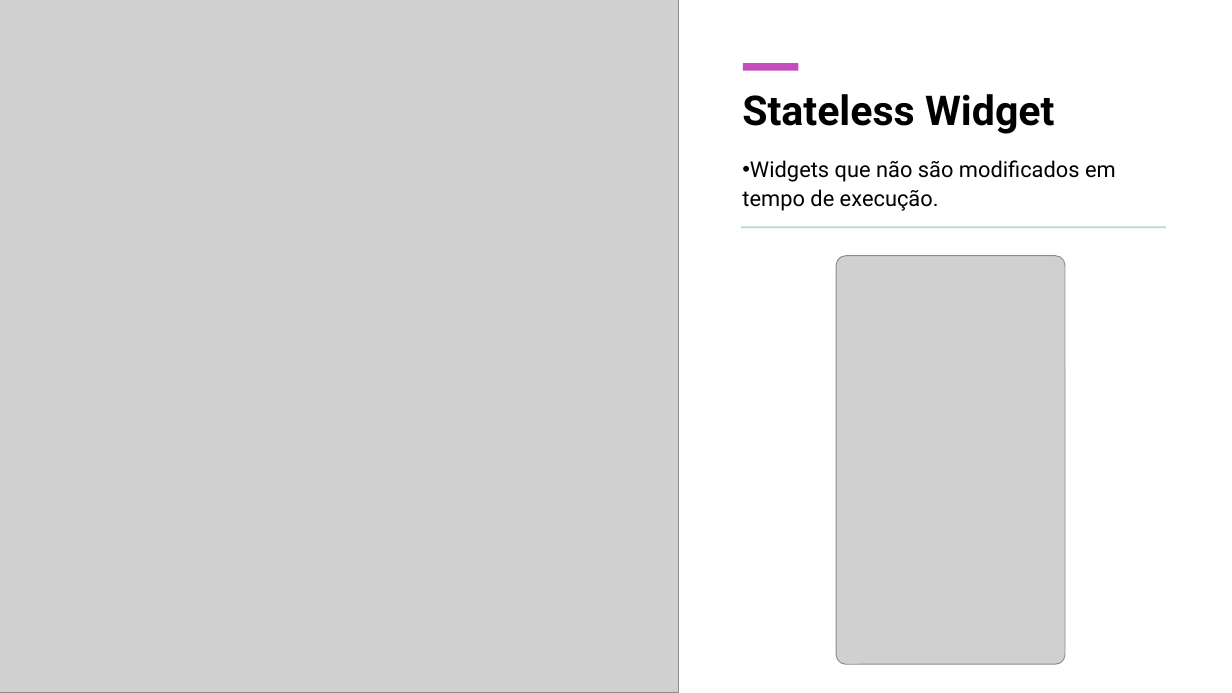
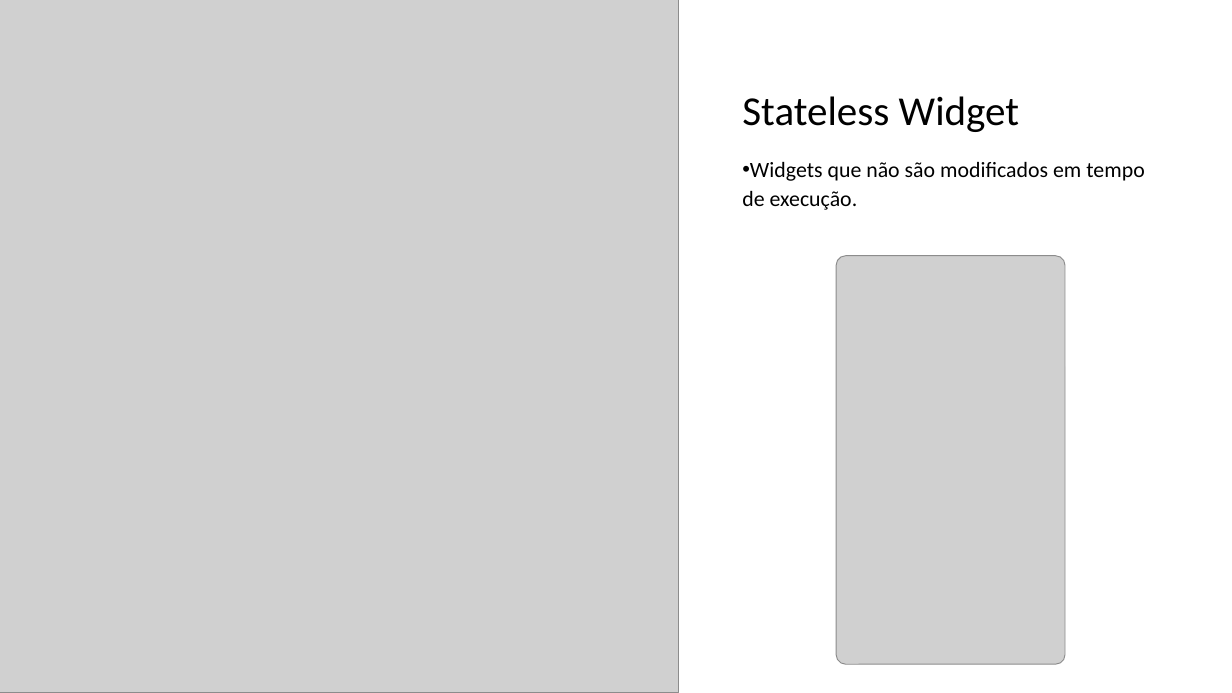
Before and after one commit to George-Luis-Costa/Introducao_Web_Mobile, a slide deck: slide 16 of Introdução_Web_Mobile_ok.pptx (slide 11 before the commit). Drawn at 1232x693 pixels with LibreOffice and Linux fonts; fonts in the diff are those of the drawing; grey boxes stand for pictures. Boxes give left, top, right and bottom in pixels: in the first picture for what was removed or moved away, otherwise in the second. Text is boxed around its words. In the diff, an @@ line names an element or a change of style, - is before the commit and + after.

```diff
--- a/Introdução_Web_Mobile_ok.pptx
+++ b/Introdução_Web_Mobile_ok.pptx
@@ title "Stateless Widget" at [742,96,1019,132]: font Roboto to Calibri, bold off @@
@@ rectangle removed at [743,63,799,70] @@
@@ text "Widgets que não são modificados ..." at [742,162,1144,210]: font Roboto to Calibri @@
@@ rectangle removed at [741,226,1166,228] @@
```
Also in this commit, not shown: 9 other slides changed, 5 slides added.
